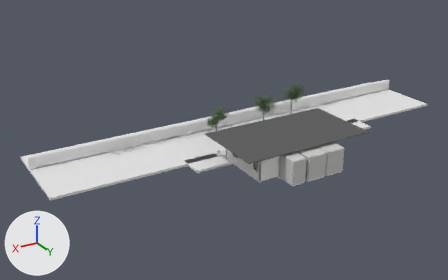
An edit to the glTF model ldk/public/models/ldk_2700.glb, drawn before and after from the same camera.
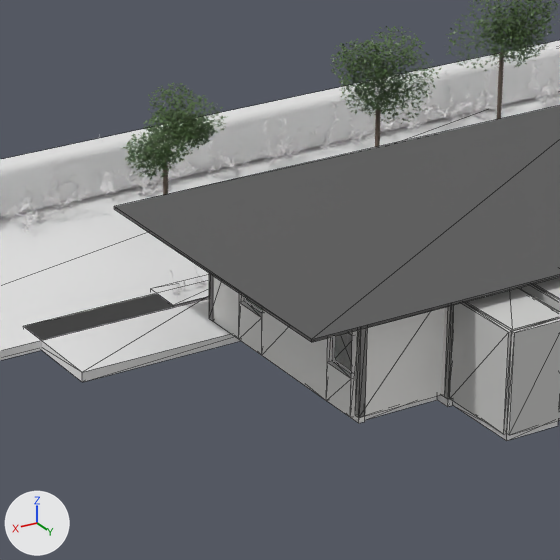
There are two pictures of each version: one whole from a 50 mm camera at (43.6, 55.2, 30.5) aimed at (7.6, -4.9, 0.4), one close up on the part from 40% to 68% of the width and 31% to 76% of the height. Arrows for +X, +Y and +Z are at lower left; the lights stay in place. The last two pictures show the newer version. The close-ups show mesh edges as thin lines. Where no turn or scale is listed for an object, it has been applied to the vertices. Vertices at exactly the same position are counted once.

Before the edit, the objects in view are built like this:
```python
me_東翼_子19窓下 = bpy.data.meshes.new('東翼_子19窓下')
me_東翼_子19窓下.from_pydata(...)  # a box spanning x 9.4..9.58, y 0.32..1.42, z -0.15..0.9
me_東翼_子19窓下.materials.append(mat_壁_クロス_ペールグレーn9_3)  # white #f1f0ee
me_東翼_床 = bpy.data.meshes.new('東翼_床')
me_東翼_床.from_pydata(...)  # a box spanning x 7.15..9.4, y -0.96..5.7, z -0.2..0.0
me_東翼_床.materials.append(mat_挽板フローリング_オーク)  # white #e7e7e7
# before: 2 (9.4, 5.7, -0.2) at pixel (361, 421), 3 (7.15, 5.7, -0.2) at pixel (437, 399), 6 (9.4, 5.7, 0.0), 7 (7.15, 5.7, 0.0)
me_玄関ホール_側壁2 = bpy.data.meshes.new('玄関ホール_側壁2')
me_玄関ホール_側壁2.from_pydata(...)  # a box spanning x 7.0..7.1, y 6.15..8.35, z 0.0..2.7
me_玄関ホール_側壁2.materials.append(mat_隣室_壁)  # light grey #cbcbca
ob_東翼_子19窓下 = bpy.data.objects.new('東翼_子19窓下', me_東翼_子19窓下)
ob_東翼_子19窓下.location = (0.0, 0.0, 0.0)
ob_東翼_床 = bpy.data.objects.new('東翼_床', me_東翼_床)
ob_東翼_床.location = (0.0, 0.0, 0.0)
ob_玄関ホール_側壁2 = bpy.data.objects.new('玄関ホール_側壁2', me_玄関ホール_側壁2)
ob_玄関ホール_側壁2.location = (0.0, 0.0, 0.0)
# also in view: 'シンボルツリー2_葉' at (7.5, -6.8, 2.9); '玄関ホール_奥壁' at (6.2, 8.4, 1.4); '植栽帯_東' at (8.0, -2.9, -0.2); '生垣' at (2.5, -10.1, 0.7); '芝生' at (2.5, -8.1, -0.3)
```
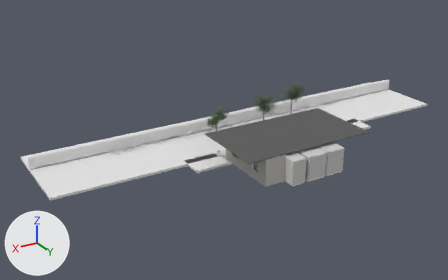
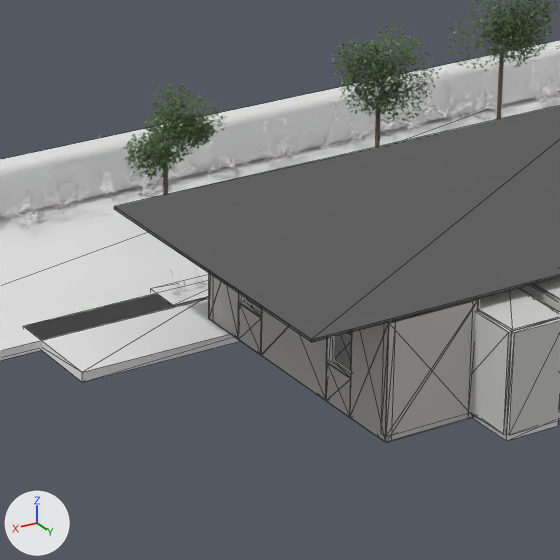
Not visible in the close-ups: '東翼_北出_西', '外壁_東_北出'.

Patch to the scene script:
```diff
--- a/ldk/public/models/ldk_2700.glb.py
+++ b/ldk/public/models/ldk_2700.glb.py
@@ me_東翼_床 @@
 # used by ob_東翼_床; location = (0.0, 0.0, 0.0)
-me_東翼_床.from_pydata(...)  # 8 vertices, 12 faces; spans x 7.15..9.4, y -0.96..5.7, z -0.2..0.0
+me_東翼_床.from_pydata(...)  # 8 vertices, 12 faces; spans x 7.15..9.4, y -0.96..6.8, z -0.2..0.0
+# me_東翼_床 part 1
+for i in [2, 3, 6, 7]: me_東翼_床.vertices[i].co += Vector((0.0, 1.1, 0.0))
 me_東翼_床.materials.append(mat_挽板フローリング_オーク)
@@ me_外壁_東_北出 @@
+me_外壁_東_北出.from_pydata(...)  # a box spanning x 6.97..6.99, y 6.15..7.02, z -0.15..3.0
+me_外壁_東_北出.materials.append(mat_外壁_ダインコンクリート調)  # light grey #bfbdb8
@@ me_東翼_北出_西 @@
+me_東翼_北出_西.from_pydata(...)  # a box spanning x 7.0..7.15, y 6.15..7.0, z -0.15..3.0
+me_東翼_北出_西.materials.append(mat_壁_クロス_ペールグレーn9_3)  # white #f1f0ee
@@ me_外壁_東_子北 @@
+me_外壁_東_子北.from_pydata(...)  # a box spanning x 7.0..9.6, y 7.0..7.02, z -0.15..3.0
+me_外壁_東_子北.materials.append(mat_外壁_ダインコンクリート調)  # light grey #bfbdb8
@@ me_外壁_東_子17窓下 @@
+me_外壁_東_子17窓下.from_pydata(...)  # a box spanning x 9.58..9.6, y 4.42..5.48, z -0.15..0.9
+me_外壁_東_子17窓下.materials.append(mat_外壁_ダインコンクリート調)  # light grey #bfbdb8
@@ me_外壁_東_子19窓下 @@
+me_外壁_東_子19窓下.from_pydata(...)  # a box spanning x 9.58..9.6, y 0.32..1.42, z -0.15..0.9
+me_外壁_東_子19窓下.materials.append(mat_外壁_ダインコンクリート調)  # light grey #bfbdb8
@@ me_外壁_東_側面2 @@
+me_外壁_東_側面2.from_pydata(...)  # a box spanning x 9.58..9.6, y 5.48..7.0, z -0.15..3.0
+me_外壁_東_側面2.materials.append(mat_外壁_ダインコンクリート調)  # light grey #bfbdb8
@@ me_外壁_東_側面1 @@
+me_外壁_東_側面1.from_pydata(...)  # a box spanning x 9.58..9.6, y 1.42..4.42, z -0.15..3.0
+me_外壁_東_側面1.materials.append(mat_外壁_ダインコンクリート調)  # light grey #bfbdb8
@@ me_外壁_東_側面0 @@
+me_外壁_東_側面0.from_pydata(...)  # a box spanning x 9.58..9.6, y -1.16..0.32, z -0.15..3.0
+me_外壁_東_側面0.materials.append(mat_外壁_ダインコンクリート調)  # light grey #bfbdb8
@@ ob_外壁_東_北出 @@
+ob_外壁_東_北出 = bpy.data.objects.new('外壁_東_北出', me_外壁_東_北出)
+ob_外壁_東_北出.location = (0.0, 0.0, 0.0)
@@ ob_東翼_北出_西 @@
+ob_東翼_北出_西 = bpy.data.objects.new('東翼_北出_西', me_東翼_北出_西)
+ob_東翼_北出_西.location = (0.0, 0.0, 0.0)
@@ ob_外壁_東_子北 @@
+ob_外壁_東_子北 = bpy.data.objects.new('外壁_東_子北', me_外壁_東_子北)
+ob_外壁_東_子北.location = (0.0, 0.0, 0.0)
@@ ob_外壁_東_子17窓下 @@
+ob_外壁_東_子17窓下 = bpy.data.objects.new('外壁_東_子17窓下', me_外壁_東_子17窓下)
+ob_外壁_東_子17窓下.location = (0.0, 0.0, 0.0)
@@ ob_外壁_東_子19窓下 @@
+ob_外壁_東_子19窓下 = bpy.data.objects.new('外壁_東_子19窓下', me_外壁_東_子19窓下)
+ob_外壁_東_子19窓下.location = (0.0, 0.0, 0.0)
@@ ob_外壁_東_側面2 @@
+ob_外壁_東_側面2 = bpy.data.objects.new('外壁_東_側面2', me_外壁_東_側面2)
+ob_外壁_東_側面2.location = (0.0, 0.0, 0.0)
@@ ob_外壁_東_側面1 @@
+ob_外壁_東_側面1 = bpy.data.objects.new('外壁_東_側面1', me_外壁_東_側面1)
+ob_外壁_東_側面1.location = (0.0, 0.0, 0.0)
@@ ob_外壁_東_側面0 @@
+ob_外壁_東_側面0 = bpy.data.objects.new('外壁_東_側面0', me_外壁_東_側面0)
+ob_外壁_東_側面0.location = (0.0, 0.0, 0.0)
```

Pixel boxes (x1, y1, x2, y2) of what changed, in the close-ups (560 x 560 px):
'外壁_東_子北', added
    after: (385, 299, 479, 443)
'外壁_東_側面2', added
    after: (350, 322, 389, 442)
'外壁_東_側面1', added
    after: (261, 309, 328, 401)
'外壁_東_側面0', added
    after: (209, 273, 239, 339)
'外壁_東_子17窓下', added
    after: (326, 362, 351, 418)
'外壁_東_子19窓下', added
    after: (238, 303, 261, 355)
'東翼_床', reshaped (not visible afterwards)
    before: (365, 396, 437, 420)
'東翼_北壁', unchanged, covered by the edit
    before: (356, 308, 444, 417)
    after: (391, 300, 473, 322)
'東翼_東壁1', unchanged, covered by the edit
    before: (262, 309, 332, 400)
    after: (327, 337, 332, 362)
